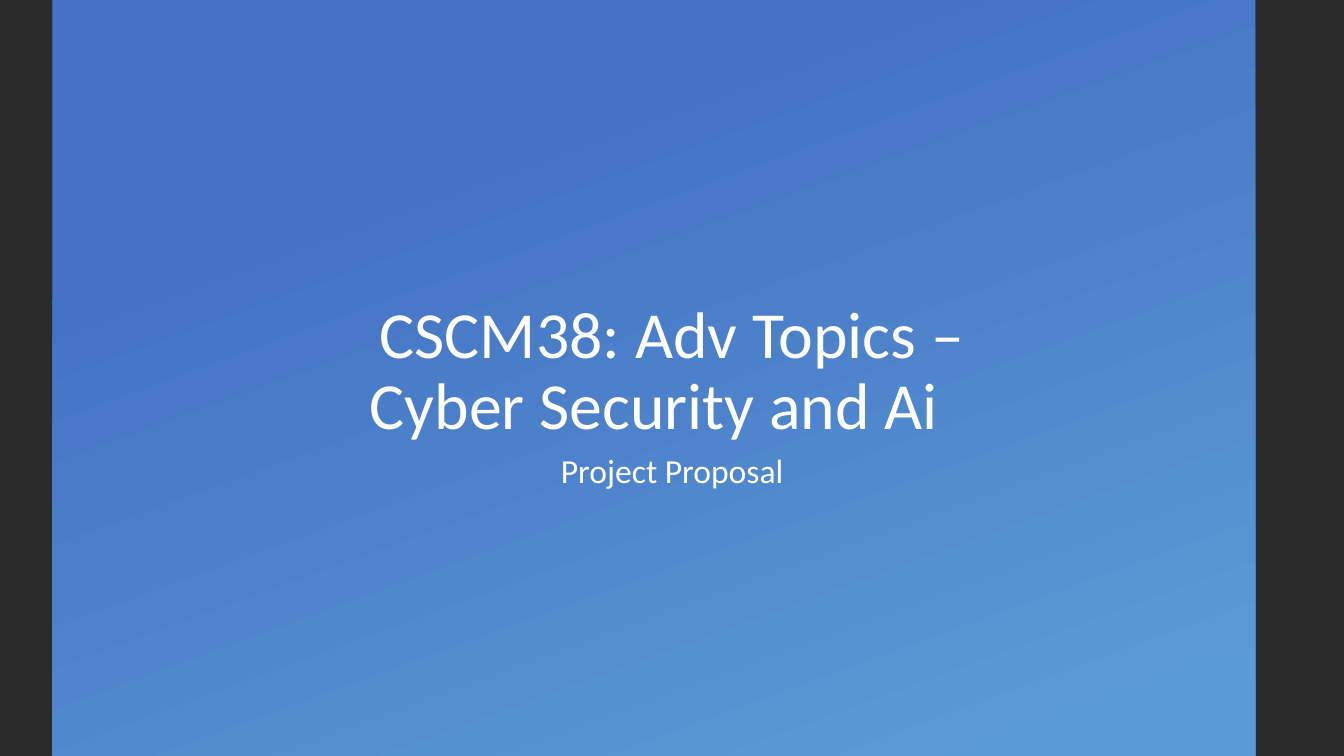
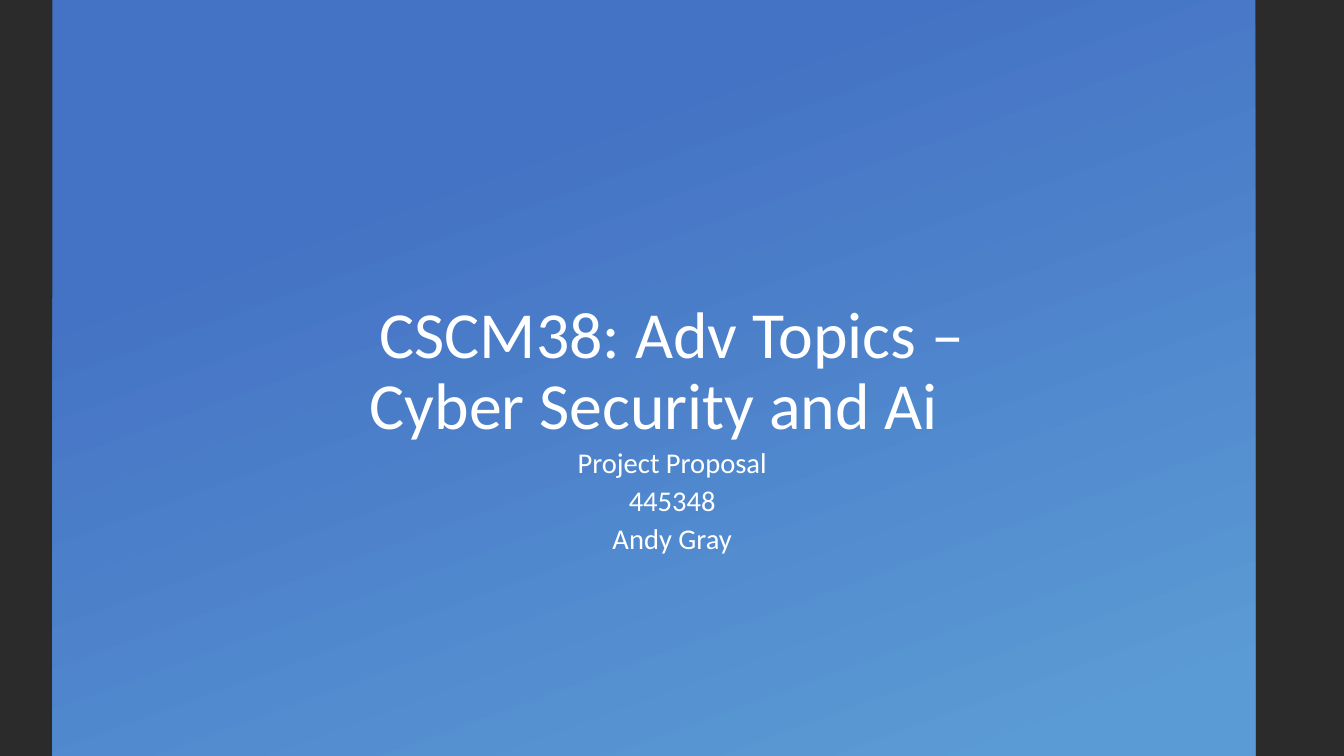
Before and after one commit to codingWithAndy/CSCM38-Adv_Topics-Cyber_Security_and_Ai, a slide deck: slide 1 of Coursework 1/CSCM38- Adv Topics – Cyber Security and Ai Project Proposal.pptx. Drawn at 1344x756 pixels with LibreOffice and Linux fonts; fonts in the diff are those of the drawing; background and template pictures are left out; a plain dark background stands for a picture behind light text. Boxes give left, top, right and bottom in pixels: in the first picture for what was removed or moved away, otherwise in the second. Text is boxed around its words. In the diff, an @@ line names an element or a change of style, - is before the commit and + after.

```diff
--- a/Coursework 1/CSCM38- Adv Topics – Cyber Security and Ai Project Proposal.pptx
+++ b/Coursework 1/CSCM38- Adv Topics – Cyber Security and Ai Project Proposal.pptx
@@ subtitle at [578,453,767,478]: size 24 to 20.4 pt in "Project Proposal"; line spacing 0.9 to 0.7 @@
@@ subtitle at [612,491,731,554]: paragraphs added @@
+445348
+Andy Gray
```
Also in this commit, not shown: 5 other slides changed, 7 slides added, 3 slides removed, 13 other files.
